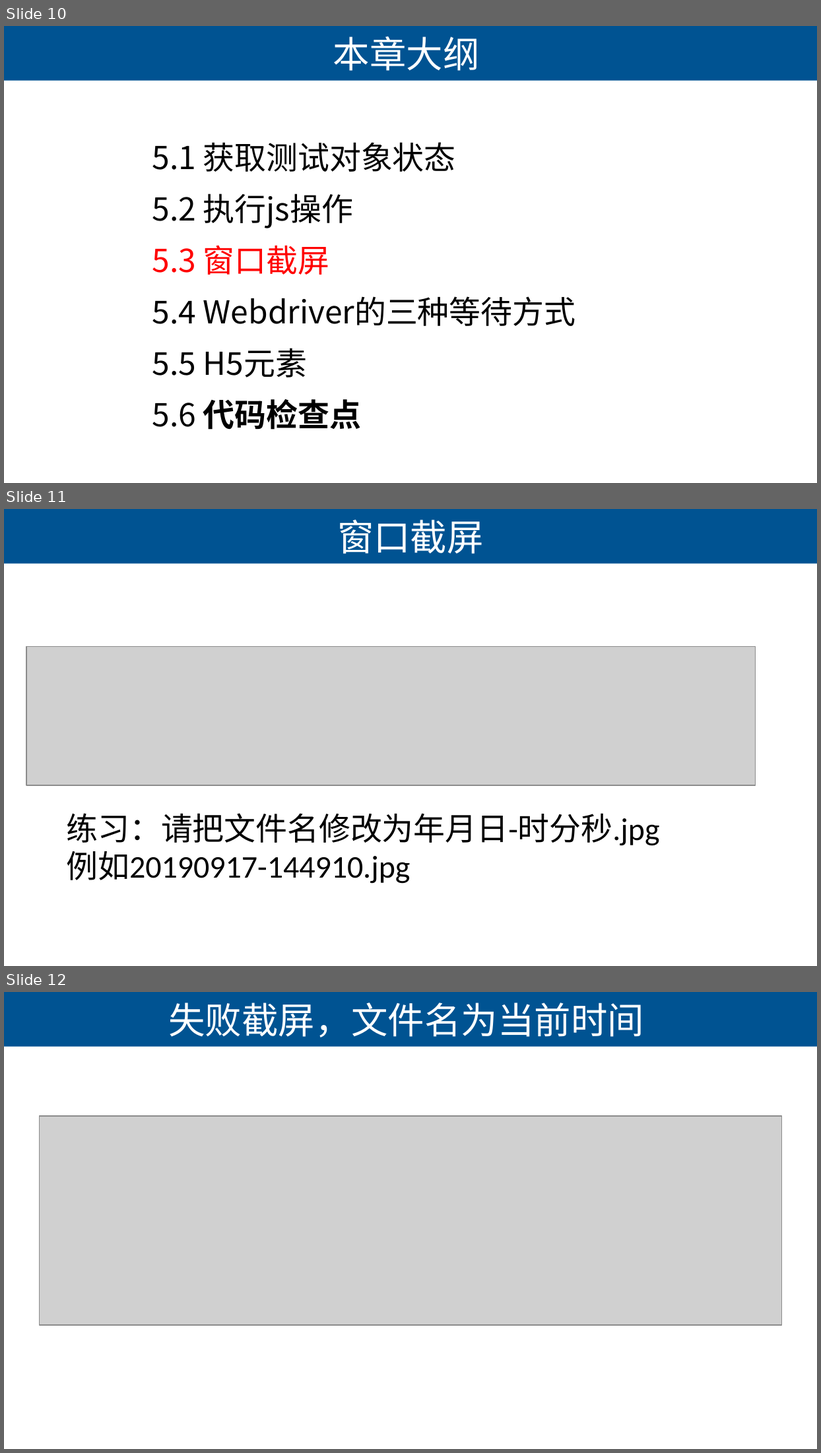
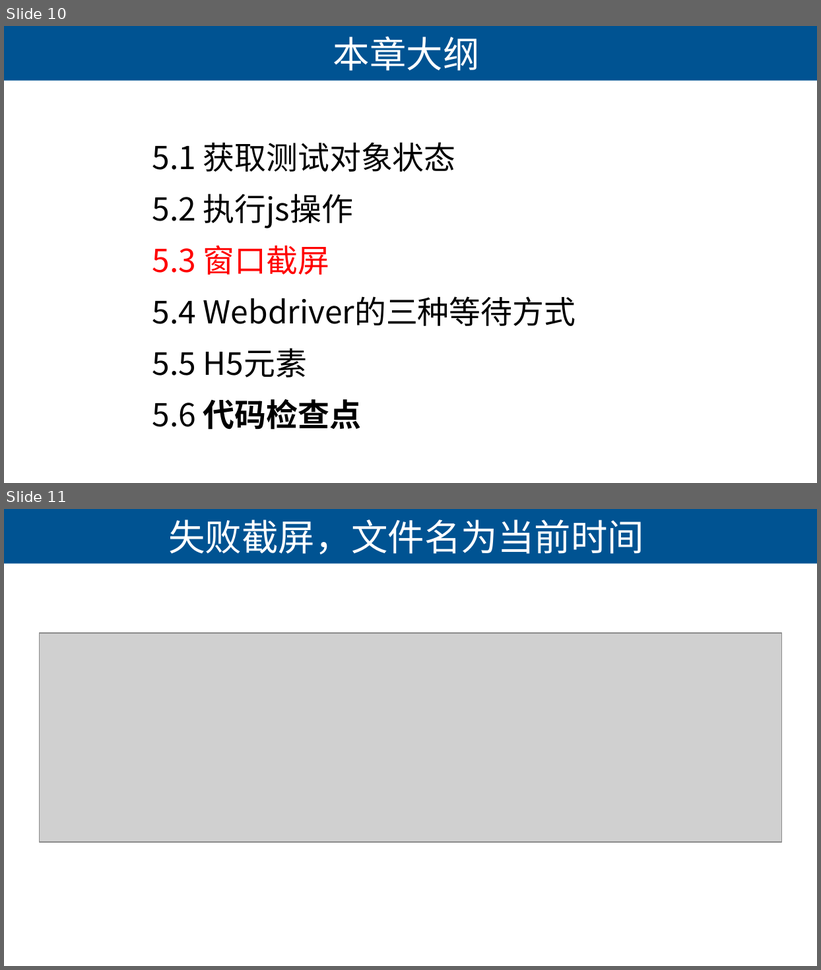
Before and after one commit to lihuanzhen2016/Selenium2019, a slide deck: PPT/05 WebDriver高级应用.pptx. Shown one above the other, each under a label of ours: slides 10, 11 and 12 before the commit, slides 10 and 11 after it. The pictures are 821x1453 and 821x970 pixels, drawn with LibreOffice and Linux fonts; fonts in the diff are those of the drawing; grey boxes stand for pictures. Boxes give left, top, right and bottom in pixels: in the first picture for what was removed or moved away, otherwise in the second. Text is boxed around its words. In the diff, an @@ line names an element or a change of style, - is before the commit and + after.

Commit message:
截屏

```diff
--- a/PPT/05 WebDriver高级应用.pptx
+++ b/PPT/05 WebDriver高级应用.pptx
@@ slide 11 removed at [4, 509, 817, 966], background #CCE8CF; not listed: 1 template element that a slide beside it also shows @@
@@ title removed at [337, 520, 484, 554] @@
-窗口截屏
@@ picture removed at [26, 646, 756, 786] @@
@@ text removed at [66, 813, 659, 884] @@
-练习：请把文件名修改为年月日-时分秒.jpg
-例如20190917-144910.jpg
@@ what was slide 12 is now slide 11 @@
```
